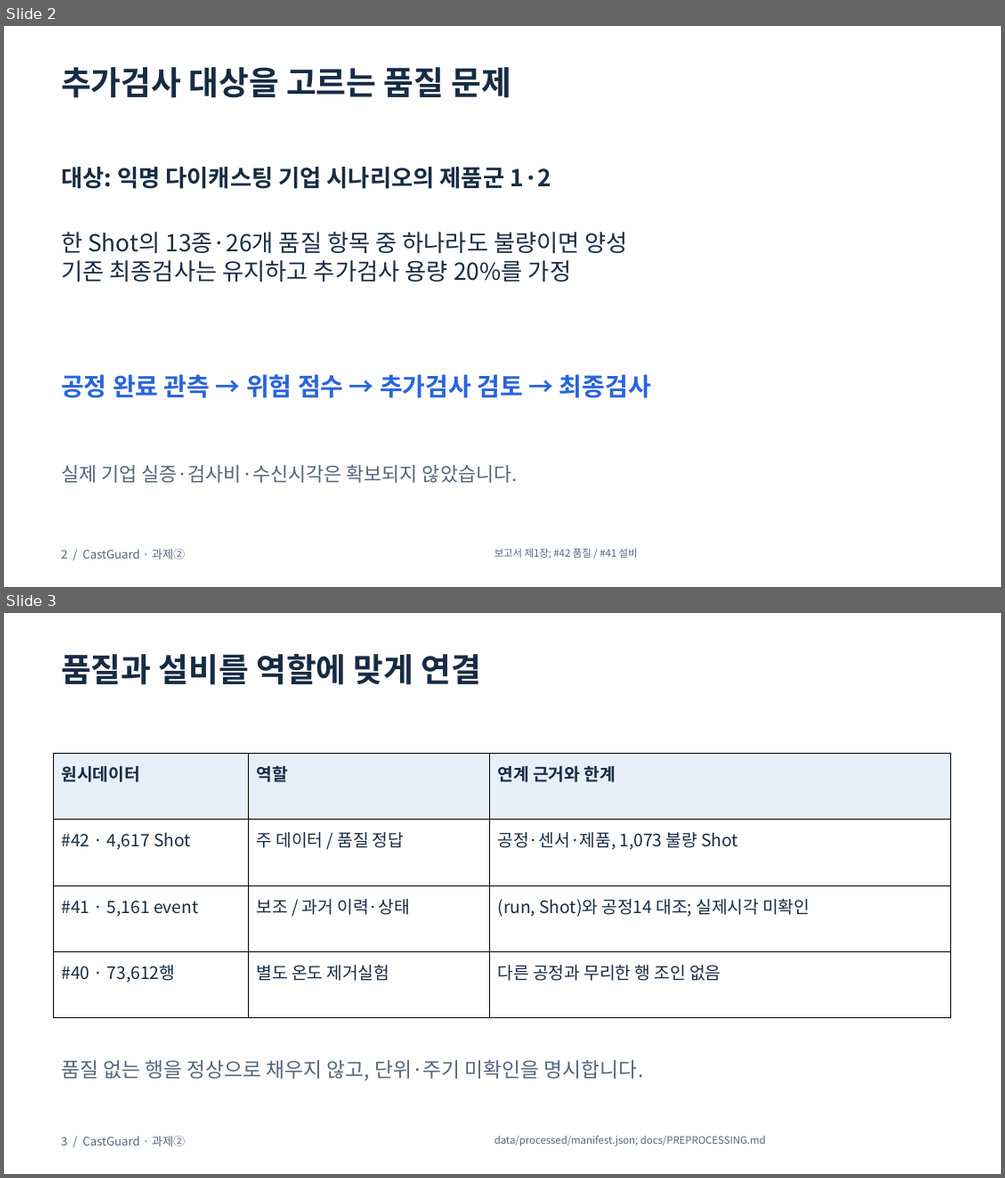
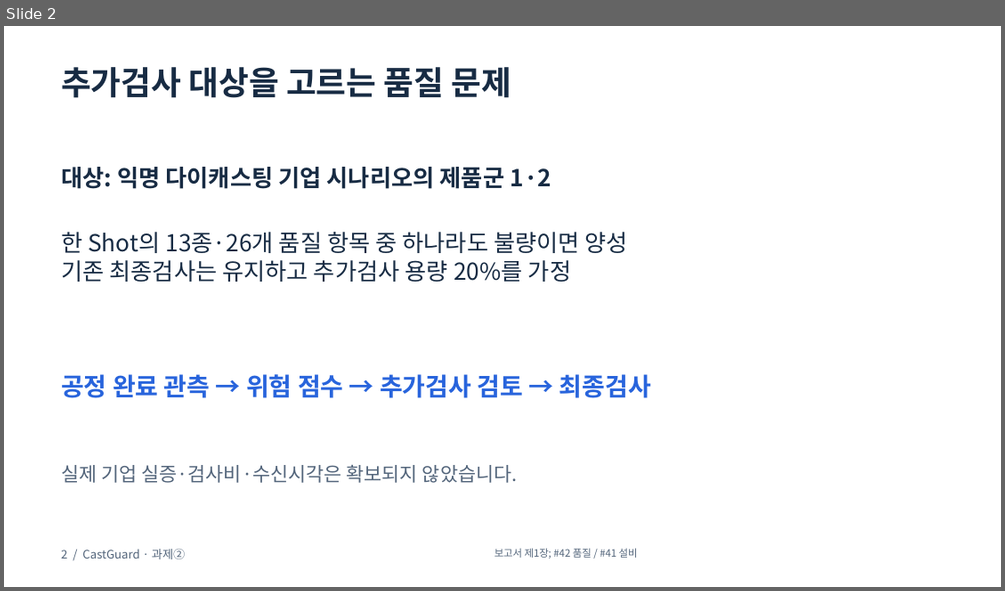
Before and after one commit to CastGuard/castguard, a slide deck: submission/CastGuard_presentation.pptx. Shown one above the other, each under a label of ours: slides 2 and 3 before the commit, slide 2 after it. The pictures are 1005x1178 and 1005x591 pixels, drawn with LibreOffice and Linux fonts; fonts in the diff are those of the drawing. Boxes give left, top, right and bottom in pixels: in the first picture for what was removed or moved away, otherwise in the second. Text is boxed around its words. In the diff, an @@ line names an element or a change of style, - is before the commit and + after.

```diff
--- a/submission/CastGuard_presentation.pptx
+++ b/submission/CastGuard_presentation.pptx
@@ slide 3 removed at (4,613,1001,1174), background #FFFFFF @@
@@ text removed at (61,654,482,685) @@
-품질과 설비를 역할에 맞게 연결
@@ table removed at (54,754,952,1018), 4 rows, 3 columns @@
-원시데이터 | 역할 | 연계 근거와 한계
-#42 · 4,617 Shot | 주 데이터 / 품질 정답 | 공정·센서·제품, 1,073 불량 Shot
-#41 · 5,161 event | 보조 / 과거 이력·상태 | (run, Shot)와 공정14 대조; 실제시각 미확인
-#40 · 73,612행 | 별도 온도 제거실험 | 다른 공정과 무리한 행 조인 없음
@@ text removed at (61,1060,643,1080) @@
-품질 없는 행을 정상으로 채우지 않고, 단위·주기 미확인을 명시합니다.
@@ text removed at (61,1135,185,1146) @@
-3 / CastGuard · 과제②
@@ text removed at (494,1135,766,1146) @@
-data/processed/manifest.json; docs/PREPROCESSING.md
```
Also in this commit, not shown: 12 slides changed, 5 slides added, 49 other files.
